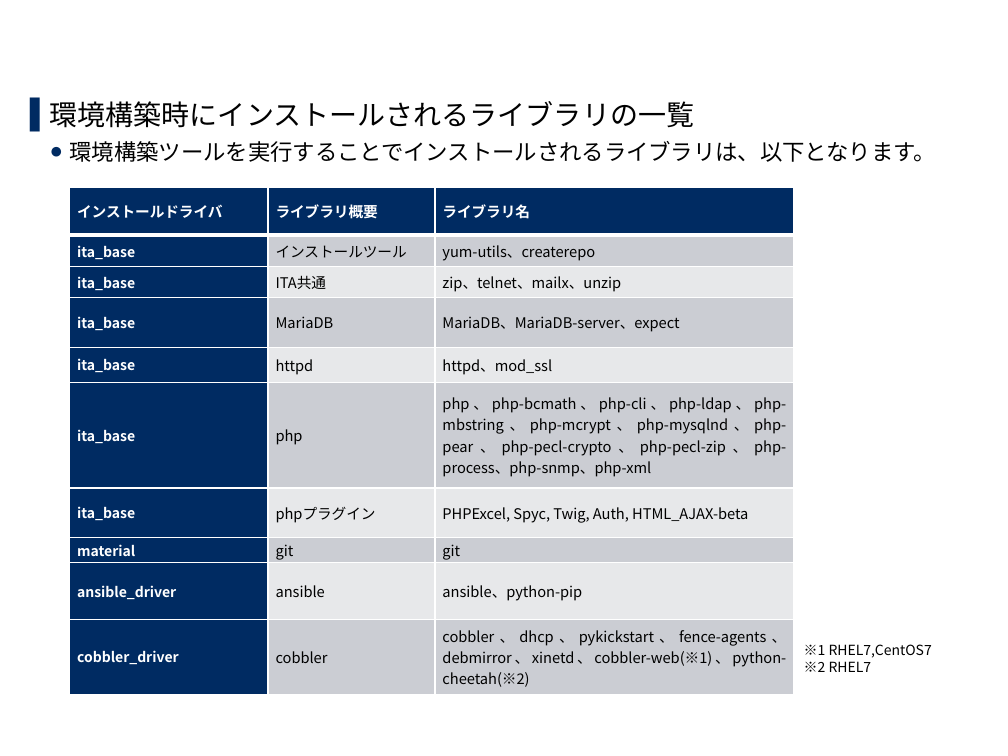
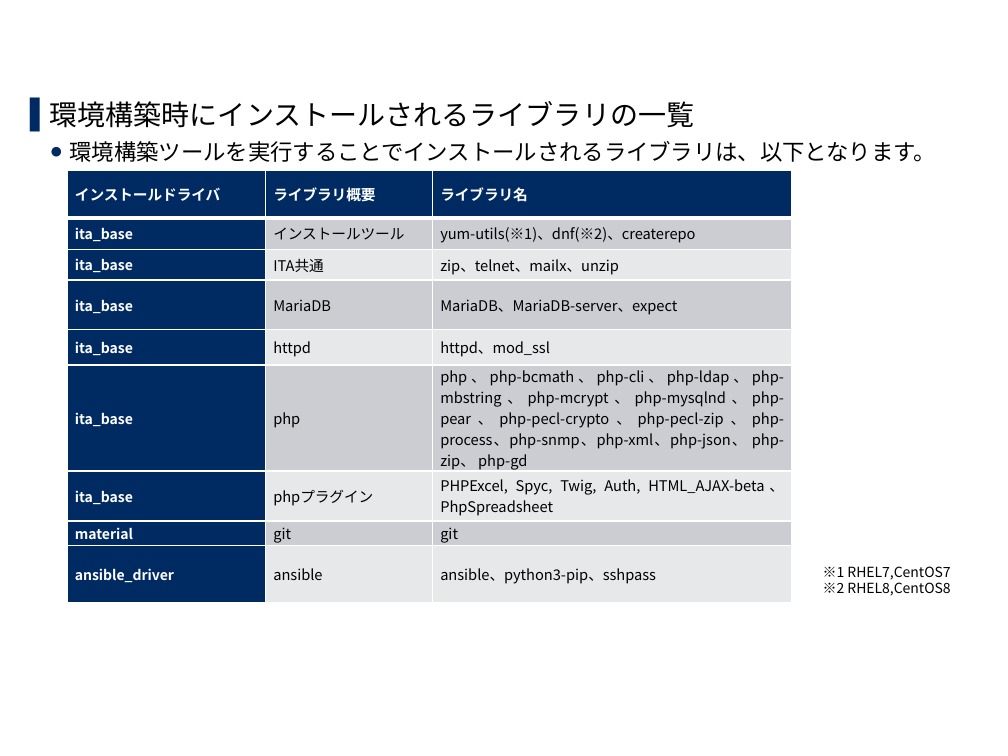
Before and after one commit to exastro-suite/it-automation-docs, a slide deck: slide 19 of asset/Learn_ja/ITA-online-install_ja.pptx. Drawn at 1008x756 pixels with LibreOffice and Linux fonts; fonts in the diff are those of the drawing; background and template pictures are left out. Boxes give left, top, right and bottom in pixels: in the first picture for what was removed or moved away, otherwise in the second. Text is boxed around its words. In the diff, an @@ line names an element or a change of style, - is before the commit and + after.

```diff
--- a/asset/Learn_ja/ITA-online-install_ja.pptx
+++ b/asset/Learn_ja/ITA-online-install_ja.pptx
@@ table at (x1=68, y1=170, x2=792, y2=603) @@
-row 2, column 3: yum-utils、createrepo
+row 2, column 3: yum-utils(※1)、dnf(※2)、createrepo
-row 6, column 3: php、php-bcmath、php-cli、php-ldap、php-mbstring、php-mcrypt、php-mysqlnd、php-pear、php-pecl-crypto、php-pecl-zip、php-process、php-snmp、php-xml
+row 6, column 3: php、php-bcmath、php-cli、php-ldap、php-mbstring、php-mcrypt、php-mysqlnd、php-pear、php-pecl-crypto、php-pecl-zip、php-process、php-snmp、php-xml、php-json、 php-zip、 php-gd
-row 7, column 3: PHPExcel, Spyc, Twig, Auth, HTML_AJAX-beta
+row 7, column 3: PHPExcel, Spyc, Twig, Auth, HTML_AJAX-beta、PhpSpreadsheet
-row 9: ansible_driver | ansible | ansible、python-pip
-row 10: cobbler_driver | cobbler | cobbler、dhcp、pykickstart、fence-agents、debmirror、xinetd、cobbler-web(※1)、python-cheetah(※2)
+row 9: ansible_driver | ansible | ansible、python3-pip、sshpass
@@ table resized from (x1=70, y1=187, x2=794, y2=695) to (x1=68, y1=170, x2=792, y2=603) @@
@@ text "※1 RHEL7,CentOS7" moved from (x1=804, y1=644, x2=932, y2=672) to (x1=823, y1=566, x2=950, y2=596) @@
@@ text at (x1=823, y1=582, x2=950, y2=596): text changed @@
-※2 RHEL7
+※2 RHEL8,CentOS8
```
Also in this commit, not shown: 12 other slides changed.
